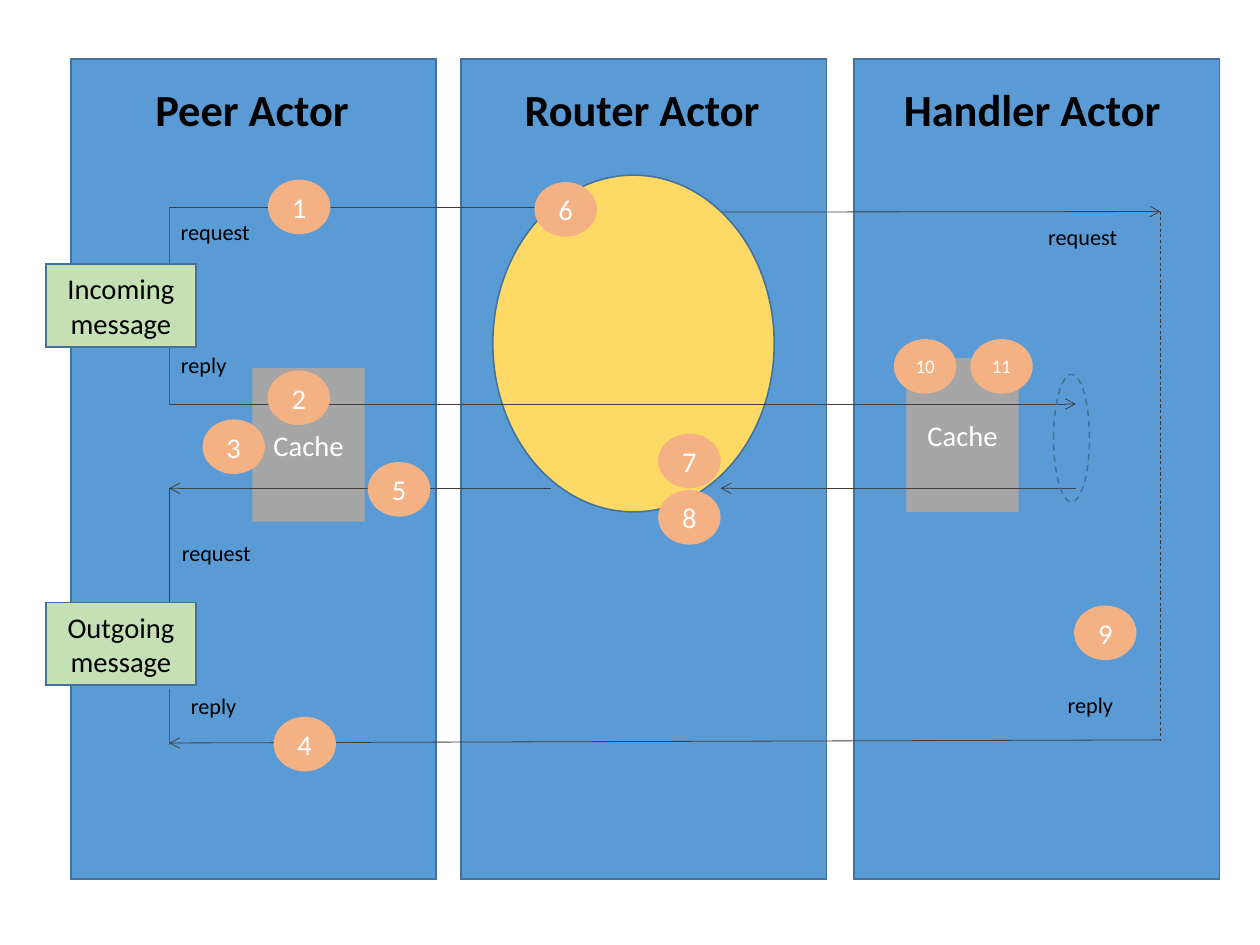
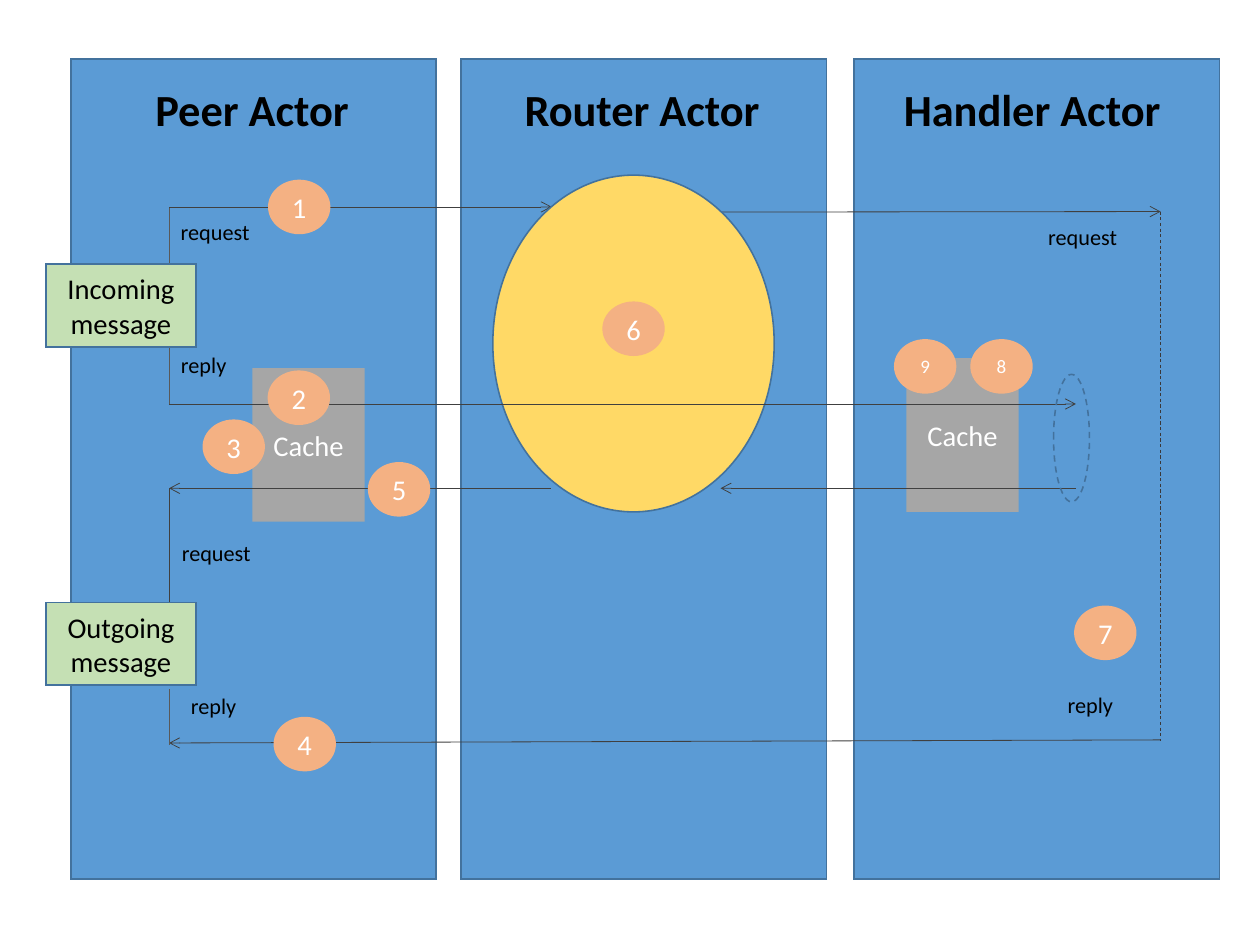
Before and after one commit to francistor/yaas, a slide deck: slide 3 of DiameterServerDesign.pptx. Drawn at 1260x945 pixels with LibreOffice and Linux fonts; fonts in the diff are those of the drawing. Boxes give left, top, right and bottom in pixels: in the first picture for what was removed or moved away, otherwise in the second. Text is boxed around its words. In the diff, an @@ line names an element or a change of style, - is before the commit and + after.

```diff
--- a/DiameterServerDesign.pptx
+++ b/DiameterServerDesign.pptx
@@ ellipse "6" moved from (x1=535, y1=182, x2=598, y2=237) to (x1=603, y1=302, x2=665, y2=357) @@
@@ text in ellipse at (x1=920, y1=360, x2=930, y2=373): text changed @@
-10
+9
@@ text in ellipse at (x1=997, y1=360, x2=1007, y2=373): text changed @@
-11
+8
@@ ellipse removed at (x1=659, y1=433, x2=721, y2=488) @@
-7
@@ ellipse removed at (x1=659, y1=491, x2=721, y2=545) @@
-8
@@ text in ellipse at (x1=1098, y1=625, x2=1112, y2=644): text changed @@
-9
+7
```
Also in this commit, not shown: 1 other slide changed, 43 other files.
